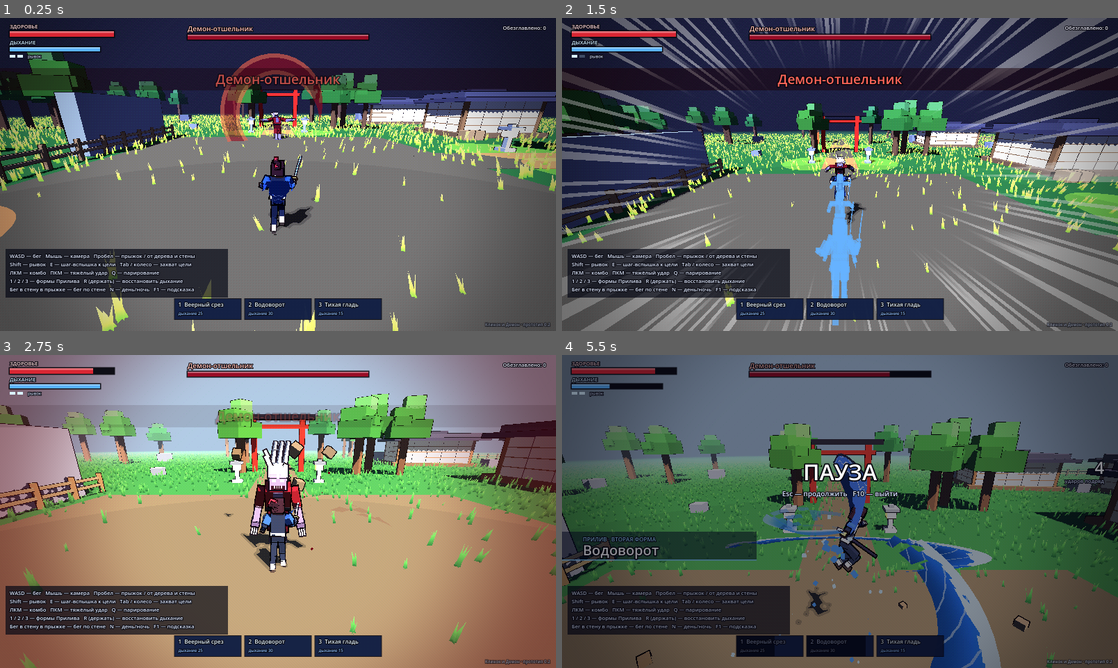
Above: before the commit, frames 1-4 (two rows, left to right).
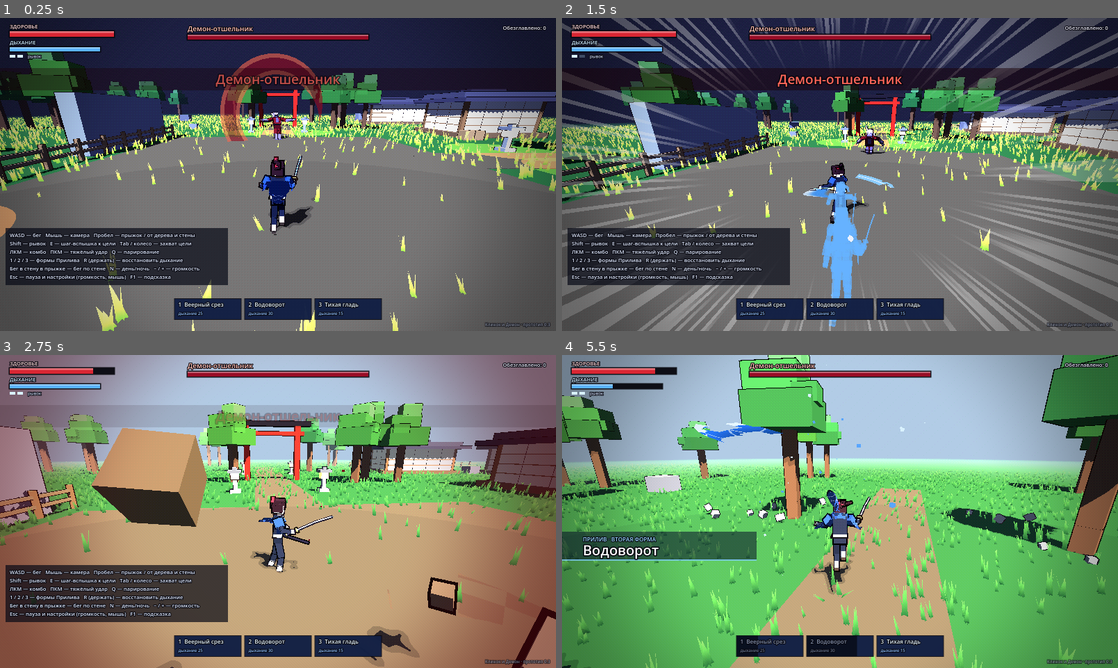
Above: after the commit, the same moments.

Repository: Tsenze13/DemonSlatarME
Game: Godot game, scene res://main.tscn
The game is run twice, just before and just after one commit, with the same random seed, the same clock (stepped at 60 frames per second) and the same inputs.
Inputs (mouse positions are in pixels of both pictures, inside the frame that each line leads up to):
- Up to frame 1 (0.25 s): no input
- Up to frame 2 (1.5 s): tap Enter at 0.5 s; move the mouse to (867, 174) at 0.52 s; hold R (breathe) 0.53-1.28 s; hold Up from 0.53 s (still down); click (867, 174) at 0.67 s; tap Space (jump) at 0.77 s; move the mouse to (812, 174) at 1.27 s; tap Shift (dash) at 1.35 s; click (812, 174) at 1.42 s
- Up to frame 3 (2.75 s): keep holding Up; tap Space (jump) at 1.52 s; move the mouse to (289, 505) at 2.02 s; hold N (daynight) from 2.03 s (still down); click (289, 505) at 2.17 s
- Up to frame 4 (5.5 s): move the mouse to (834, 517) at 2.77 s; release N (daynight) at 2.78 s; tap E (flash) at 2.85 s; click (834, 517) at 2.92 s; tap Space (jump) at 3.02, 3.77, 4.52 s; move the mouse to (878, 514) at 3.52 s; tap 1 (form1) at 3.6 s; click (878, 514) at 3.67 s; tap F1 (help) at 4.15 s; move the mouse to (795, 508) at 4.27 s; tap 2 (form2) at 4.35 s; click (795, 508) at 4.42 s; tap Escape (pause) at 4.9 s; release Up at 5 s; click (840, 536) at 5 s, where only the run after the commit has a clickable "Продолжить"

The runs differ from the first frame. In frame 1, 6.3% of the frame differs, in the area x 1-99%, y 67-99%; in frame 2, 37%; in frame 3, 34%; in frame 4, 97%, in the area x 0-100%, y 0-100%.

Commit message:
Клинок и Демон v0.3: мышь работает, громкость и чувствительность
Мышь не доходила до мира в SubViewport: камера не вращалась, ЛКМ/ПКМ не били.
Теперь весь ввод идёт через main._input. Меню паузы со слайдерами
громкости и чувствительности мыши, клавиши − и + для громкости,
настройки сохраняются. Громкость по умолчанию тише.
Автотест проверяет настоящие события мыши.

Co-Authored-By: Claude Opus 5.5 <noreply@anthropic.com>
Claude-Session: https://claude.ai/code/session_01G3h9Yu3TGjLRQLW4GY5QkV

Diff:
--- a/project.godot
+++ b/project.godot
@@ -4,7 +4,7 @@
 [application]
 
 config/name="Клинок и Демон"
-config/version="0.2"
+config/version="0.3"
 run/main_scene="res://main.tscn"
 config/features=PackedStringArray("4.7", "GL Compatibility")
 
--- a/scripts/autotest.gd
+++ b/scripts/autotest.gd
@@ -9,6 +9,7 @@
 func _ready() -> void:
 	process_mode = Node.PROCESS_MODE_ALWAYS
 	shots_dir = OS.get_environment("KLINOK_SHOTS")
+	seed(12345)
 	_run()
 
 func w(t: float) -> void:
@@ -65,10 +66,31 @@
 	p.global_position = Vector3(0, 0.5, 8)
 	await w(0.5)
 	await shot("01_start")
-	# бег
+	# настоящая мышь: поворот камеры и удар ЛКМ должны доходить до игры
+	var y0: float = G.cam_rig.yaw
+	var mm := InputEventMouseMotion.new()
+	mm.relative = Vector2(200, 0)
+	Input.parse_input_event(mm)
+	await w(0.1)
+	check(absf(G.cam_rig.yaw - y0) > 0.1, "мышь вращает камеру")
+	var mb := InputEventMouseButton.new()
+	mb.button_index = MOUSE_BUTTON_LEFT
+	mb.pressed = true
+	Input.parse_input_event(mb)
+	await w(0.15)
+	var mb2 := InputEventMouseButton.new()
+	mb2.button_index = MOUSE_BUTTON_LEFT
+	mb2.pressed = false
+	Input.parse_input_event(mb2)
+	check(p.state == "attack" or p.atk_name == "l1", "ЛКМ бьёт")
+	await w(0.5)
 	G.cam_rig.yaw = 0.0
-	p.auto_move = Vector2(0, -1)
-	await w(1.0)
+	# бег (вбок, не на демона)
+	G.cam_rig.yaw = 0.0
+	p.auto_move = Vector2(-1, 0)
+	await w(1.0)
+	if p.last_speed < 10.0:
+		print("dbg run state ", p.state, " pos ", p.global_position, " vel ", p.velocity, " inp ", p._input_dir(), " am ", p.auto_move)
 	check(p.last_speed > 10.0, "бег быстрый (%.1f м/с)" % p.last_speed)
 	await shot("02_run")
 	p.press("dash")
@@ -85,13 +107,14 @@
 	await w(0.1)
 	check(p.lock_target != null, "захват цели")
 	# комбо
+	var hits0: int = p.hits_total
 	for i in 4:
 		p.press("light")
 		await w(0.27 if i < 3 else 0.2)
 		if i == 3:
 			await shot("04_combo4")
 	await w(0.5)
-	check(G.hud.combo > 0 or G.hud.style > 0, "комбо засчитано (%d)" % G.hud.combo)
+	check(p.hits_total > hits0, "удары комбо попадают (%d)" % (p.hits_total - hits0))
 	await approach(d)
 	p.press("heavy")
 	await w(0.42)
@@ -248,6 +271,15 @@
 		check(tree2.cut, "дерево срублено")
 		await w(0.6)
 		await shot("18_tree_cut")
+	# меню паузы
+	get_parent()._toggle_pause()
+	await w(0.3)
+	await shot("20_pause")
+	check(get_parent().menu.visible, "меню паузы открывается")
+	get_parent()._set_volume(0.2, true)
+	check(AudioServer.get_bus_volume_db(0) < -10.0, "громкость меняется")
+	get_parent()._toggle_pause()
+	await w(0.2)
 	# день
 	G.world.set_night(false)
 	p.global_position = Vector3(0, 0.3, 6)
--- a/scripts/camera_rig.gd
+++ b/scripts/camera_rig.gd
@@ -23,10 +23,12 @@
 	add_child(cam)
 	cam.current = true
 
-func _unhandled_input(e: InputEvent) -> void:
-	if e is InputEventMouseMotion and Input.mouse_mode == Input.MOUSE_MODE_CAPTURED:
-		yaw -= e.relative.x * sens
-		pitch = clampf(pitch - e.relative.y * sens, -1.2, 0.55)
+var sens_mult := 1.0
+
+func handle_input(e: InputEvent) -> void:
+	if e is InputEventMouseMotion and (Input.mouse_mode == Input.MOUSE_MODE_CAPTURED or G.autotest):
+		yaw -= e.relative.x * sens * sens_mult
+		pitch = clampf(pitch - e.relative.y * sens * sens_mult, -1.2, 0.55)
 
 func cinematic(target: Node, dur: float) -> void:
 	cine_target = target
--- a/scripts/hud.gd
+++ b/scripts/hud.gd
@@ -233,16 +233,13 @@
 			"Shift — рывок   E — шаг-вспышка к цели   Tab / колесо — захват цели",
 			"ЛКМ — комбо   ПКМ — тяжёлый удар   Q — парирование",
 			"1 / 2 / 3 — формы Прилива   R (держать) — восстановить дыхание",
-			"Бег в стену в прыжке — бег по стене   N — день/ночь   F1 — подсказка",
+			"Бег в стену в прыжке — бег по стене   N — день/ночь   − / + — громкость",
+			"Esc — пауза и настройки (громкость, мышь)   F1 — подсказка",
 		]
-		var hy := s.y - 210 * u
+		var hy := s.y - 270 * u
 		var hx := 28 * u
 		draw_rect(Rect2(hx - 12 * u, hy - 26 * u, 640 * u, lines.size() * 24 * u + 20 * u), Color(0.02, 0.03, 0.08, 0.7))
 		for l in lines:
 			_txt(Vector2(hx, hy), l, int(15 * u), Color(0.88, 0.92, 1.0))
 			hy += 24 * u
-	if G.paused:
-		draw_rect(Rect2(Vector2.ZERO, s), Color(0, 0, 0.05, 0.45))
-		_txt(Vector2(s.x * 0.5, s.y * 0.4), "ПАУЗА", int(64 * u), Color(1, 1, 1), HORIZONTAL_ALIGNMENT_CENTER, 0, 14)
-		_txt(Vector2(s.x * 0.5, s.y * 0.4 + 46 * u), "Esc — продолжить   F10 — выйти", int(20 * u), Color(0.85, 0.9, 1.0), HORIZONTAL_ALIGNMENT_CENTER, 0)
-	_txt(Vector2(s.x - 16 * u, s.y - 14 * u), "Клинок и Демон · прототип 0.2", int(12 * u), Color(0.7, 0.75, 0.85, 0.6), HORIZONTAL_ALIGNMENT_RIGHT, 0)
+	_txt(Vector2(s.x - 16 * u, s.y - 14 * u), "Клинок и Демон · прототип 0.3", int(12 * u), Color(0.7, 0.75, 0.85, 0.6), HORIZONTAL_ALIGNMENT_RIGHT, 0)
--- a/scripts/main.gd
+++ b/scripts/main.gd
@@ -17,6 +17,11 @@
 var world: Node3D
 var hud: Control
 var respawn_t := -1.0
+var menu: Control
+var vol_slider: HSlider
+var sens_slider: HSlider
+var settings := {"volume": 0.4, "sens": 1.0}
+const SETTINGS_PATH := "user://settings.cfg"
 var spawn_points := [Vector3(0, 0.5, -9), Vector3(-8, 0.5, 6), Vector3(10, 0.5, -4), Vector3(4, 0.5, 10)]
 
 func _ready() -> void:
@@ -80,6 +85,8 @@
 	layer.add_child(hud)
 	G.hud = hud
 
+	_build_menu()
+	_load_settings()
 	_spawn_demon(spawn_points[0])
 	if not G.autotest:
 		Input.mouse_mode = Input.MOUSE_MODE_CAPTURED
@@ -125,8 +132,24 @@
 					best = sp
 			_spawn_demon(best)
 
+# Мышь и клавиатуру передаём герою и камере отсюда: SubViewport с миром
+# сам событий мыши не получает.
+func _input(e: InputEvent) -> void:
+	if G.paused:
+		return
+	if e is InputEventMouseButton and Input.mouse_mode != Input.MOUSE_MODE_CAPTURED and not G.autotest:
+		return   # этот клик только захватывает мышь, а не бьёт
+	if G.player:
+		G.player.handle_input(e)
+	if G.cam_rig:
+		G.cam_rig.handle_input(e)
+
 func _unhandled_input(e: InputEvent) -> void:
-	if e.is_action_pressed("pause"):
+	if e is InputEventKey and e.pressed and not e.echo and (e.physical_keycode == KEY_MINUS or e.physical_keycode == KEY_KP_SUBTRACT):
+		_set_volume(settings.volume - 0.1, true)
+	elif e is InputEventKey and e.pressed and not e.echo and (e.physical_keycode == KEY_EQUAL or e.physical_keycode == KEY_KP_ADD):
+		_set_volume(settings.volume + 0.1, true)
+	elif e.is_action_pressed("pause"):
 		_toggle_pause()
 	elif e.is_action_pressed("daynight"):
 		world.set_night(not world.night)
@@ -144,7 +167,107 @@
 func _toggle_pause() -> void:
 	G.paused = not G.paused
 	get_tree().paused = G.paused
+	menu.visible = G.paused
 	Input.mouse_mode = Input.MOUSE_MODE_VISIBLE if G.paused else Input.MOUSE_MODE_CAPTURED
+	if not G.paused:
+		_save_settings()
+
+# --- меню паузы: громкость, чувствительность мыши -----------------------
+func _build_menu() -> void:
+	var layer := CanvasLayer.new()
+	layer.layer = 10
+	add_child(layer)
+	menu = Control.new()
+	menu.set_anchors_and_offsets_preset(Control.PRESET_FULL_RECT)
+	menu.visible = false
+	layer.add_child(menu)
+	var dim := ColorRect.new()
+	dim.color = Color(0, 0, 0.05, 0.5)
+	dim.set_anchors_and_offsets_preset(Control.PRESET_FULL_RECT)
+	menu.add_child(dim)
+	var center := CenterContainer.new()
+	center.set_anchors_and_offsets_preset(Control.PRESET_FULL_RECT)
+	menu.add_child(center)
+	var panel := PanelContainer.new()
+	var sb := StyleBoxFlat.new()
+	sb.bg_color = Color(0.05, 0.07, 0.15, 0.95)
+	sb.border_color = Color(0.4, 0.65, 1.0)
+	sb.set_border_width_all(2)
+	sb.set_content_margin_all(28)
+	panel.add_theme_stylebox_override("panel", sb)
+	center.add_child(panel)
+	var box := VBoxContainer.new()
+	box.add_theme_constant_override("separation", 14)
+	box.custom_minimum_size = Vector2(460, 0)
+	panel.add_child(box)
+	var t := Label.new()
+	t.text = "ПАУЗА"
+	t.horizontal_alignment = HORIZONTAL_ALIGNMENT_CENTER
+	t.add_theme_font_size_override("font_size", 40)
+	box.add_child(t)
+	vol_slider = _slider(box, "Громкость", 0.0, 1.0, 0.05, func(v): _set_volume(v, false))
+	sens_slider = _slider(box, "Чувствительность мыши", 0.2, 3.0, 0.05, func(v): _set_sens(v))
+	var b1 := Button.new()
+	b1.text = "Продолжить"
+	b1.add_theme_font_size_override("font_size", 22)
+	b1.pressed.connect(_toggle_pause)
+	box.add_child(b1)
+	var b2 := Button.new()
+	b2.text = "Выйти из игры"
+	b2.add_theme_font_size_override("font_size", 22)
+	b2.pressed.connect(func(): _save_settings(); get_tree().quit())
+	box.add_child(b2)
+	var hint := Label.new()
+	hint.text = "Громкость во время игры: клавиши  −  и  +"
+	hint.add_theme_font_size_override("font_size", 15)
+	hint.modulate = Color(0.75, 0.82, 1.0)
+	hint.horizontal_alignment = HORIZONTAL_ALIGNMENT_CENTER
+	box.add_child(hint)
+
+func _slider(parent: Control, title: String, lo: float, hi: float, step: float, cb: Callable) -> HSlider:
+	var l := Label.new()
+	l.text = title
+	l.add_theme_font_size_override("font_size", 20)
+	parent.add_child(l)
+	var s := HSlider.new()
+	s.min_value = lo
+	s.max_value = hi
+	s.step = step
+	s.custom_minimum_size = Vector2(0, 28)
+	s.value_changed.connect(cb)
+	parent.add_child(s)
+	return s
+
+func _set_volume(v: float, show: bool) -> void:
+	settings.volume = clampf(v, 0.0, 1.0)
+	AudioServer.set_bus_volume_db(0, linear_to_db(maxf(0.0001, settings.volume * settings.volume)))
+	AudioServer.set_bus_mute(0, settings.volume <= 0.001)
+	if vol_slider and absf(vol_slider.value - settings.volume) > 0.001:
+		vol_slider.set_value_no_signal(settings.volume)
+	if show and hud:
+		hud.notify("Громкость: %d%%" % int(round(settings.volume * 100)), 1.2)
+		_save_settings()
+
+func _set_sens(v: float) -> void:
+	settings.sens = v
+	if G.cam_rig:
+		G.cam_rig.sens_mult = v
+
+func _load_settings() -> void:
+	var cf := ConfigFile.new()
+	if cf.load(SETTINGS_PATH) == OK:
+		settings.volume = float(cf.get_value("main", "volume", 0.4))
+		settings.sens = float(cf.get_value("main", "sens", 1.0))
+	_set_volume(settings.volume, false)
+	_set_sens(settings.sens)
+	vol_slider.set_value_no_signal(settings.volume)
+	sens_slider.set_value_no_signal(settings.sens)
+
+func _save_settings() -> void:
+	var cf := ConfigFile.new()
+	cf.set_value("main", "volume", settings.volume)
+	cf.set_value("main", "sens", settings.sens)
+	cf.save(SETTINGS_PATH)
 
 func _notification(what: int) -> void:
 	if what == NOTIFICATION_APPLICATION_FOCUS_OUT and not G.paused and not G.autotest:
--- a/scripts/player.gd
+++ b/scripts/player.gd
@@ -118,6 +118,7 @@
 var breathe_fx_t := 0.0
 var msg_cb: Callable
 var last_speed := 0.0
+var hits_total := 0
 var landing_vel := 0.0
 
 func _ready() -> void:
@@ -308,7 +309,8 @@
 # =====================================================================
 const BUF_ACTIONS := ["jump", "dash", "flash", "light", "heavy", "parry", "form1", "form2", "form3", "lock"]
 
-func _unhandled_input(e: InputEvent) -> void:
+# Вызывается из main.gd: события мыши не доходят до пиксельного SubViewport сами.
+func handle_input(e: InputEvent) -> void:
 	for a in BUF_ACTIONS:
 		if e.is_action_pressed(a, false):
 			buf[a] = G.real_time
@@ -953,6 +955,7 @@
 
 func _on_hit(e: Node, res: Dictionary, dir: Vector3) -> void:
 	var a := atk
+	hits_total += 1
 	var p: Vector3 = res.get("point", e.global_position + Vector3.UP * 1.4)
 	G.hitstop(a.hitstop)
 	G.add_shake(a.shake)
Not shown, changed: docs/ПРОЧТИ.txt
Not shown, changed: CLAUDE.md
